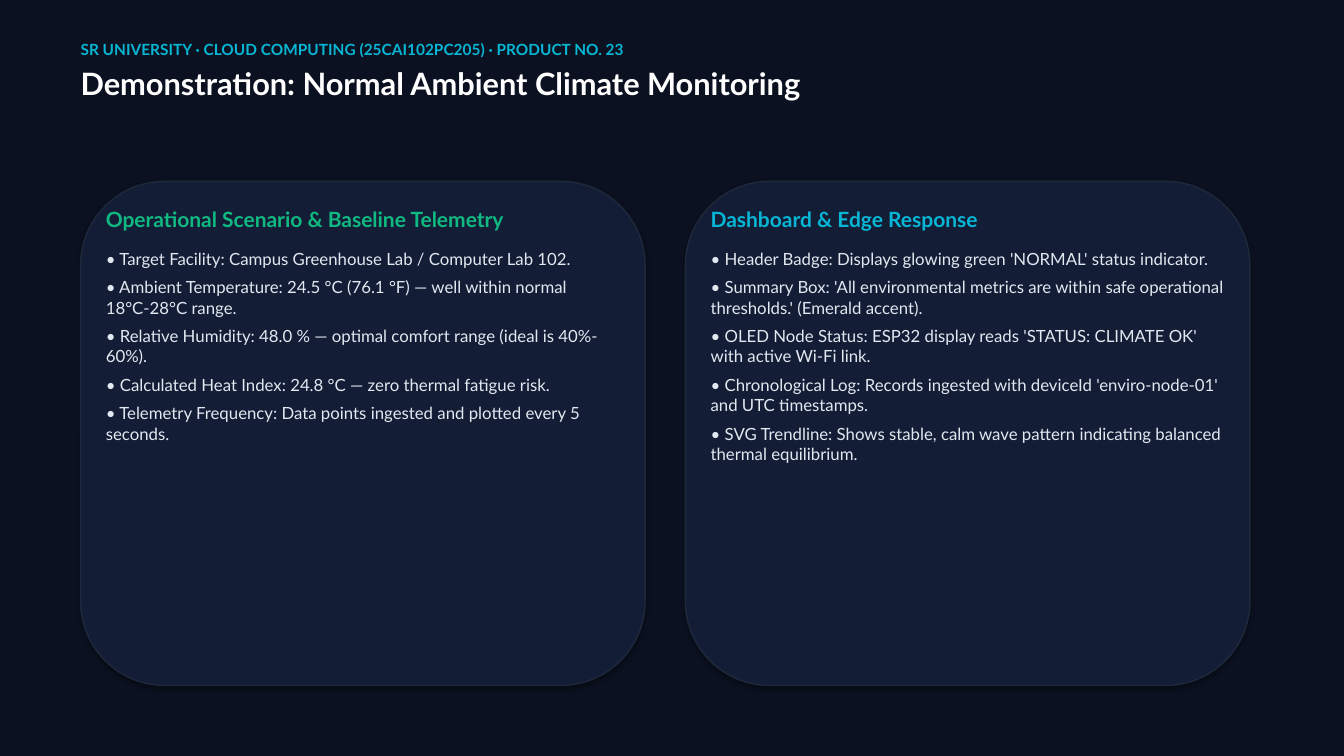
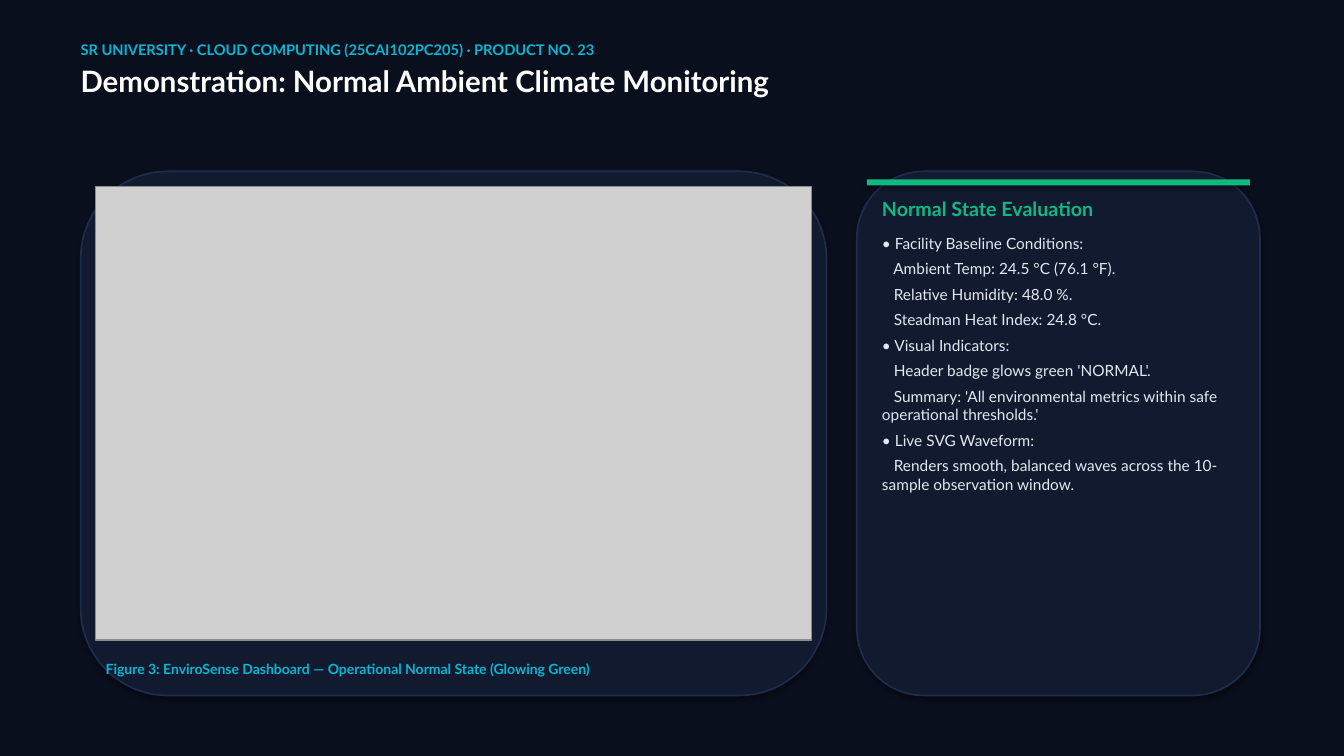
Before and after one commit to yeshwanthkushi25-glitch/envirosense-iot-dashboard, a slide deck: slide 8 of EnviroSense_Master_Presentation.pptx. Drawn at 1344x756 pixels with LibreOffice and Linux fonts; fonts in the diff are those of the drawing; grey boxes stand for pictures. Boxes give left, top, right and bottom in pixels: in the first picture for what was removed or moved away, otherwise in the second. Text is boxed around its words. In the diff, an @@ line names an element or a change of style, - is before the commit and + after.

Commit message:
style: overhaul visual design, circular gauges, embedded diagrams & presentation deck

```diff
--- a/EnviroSense_Master_Presentation.pptx
+++ b/EnviroSense_Master_Presentation.pptx
@@ rectangle at [0, 0, 1344, 756]: fill #0B1120 to #0A0F1D @@
@@ text "SR UNIVERSITY · CLOUD COMPUTING ..." at [81, 43, 768, 98]: size 11 to 10.5 pt in "SR UNIVERSITY · CLOUD COMPUTING (25CAI102PC205) · ..."; size 22 to 21 pt in "Demonstration: Normal Ambient Climate Monitoring" @@
@@ rounded rectangle: place and size @@
-rounded rectangle at [81, 181, 645, 686]
+rounded rectangle at [81, 171, 827, 696]
@@ rounded rectangle at [81, 171, 827, 696]: fill #131D36 to #121A2F; outline #1E293B 1 pt to #1E2D4D 1.2 pt @@
@@ rounded rectangle at [857, 171, 1260, 696]: fill #131D36 to #121A2F; outline #1E293B 1 pt to #1E2D4D 1.2 pt @@
@@ rounded rectangle: place and size @@
-rounded rectangle at [686, 181, 1250, 686]
+rounded rectangle at [857, 171, 1260, 696]
@@ rectangle added at [867, 179, 1250, 186], fill #10B981 @@
@@ picture added at [96, 187, 812, 640] @@
@@ text added at [882, 201, 1218, 493], 11 pt, text #E2E8F0 @@
+Normal State Evaluation
+• Facility Baseline Conditions:
+Ambient Temp: 24.5 °C (76.1 °F).
+Relative Humidity: 48.0 %.
+Steadman Heat Index: 24.8 °C.
+• Visual Indicators:
+Header badge glows green 'NORMAL'.
+Summary: 'All environmental metrics within safe operational thresholds.'
+• Live SVG Waveform:
+Renders smooth, balanced waves across the 10-sample observation window.
@@ text removed at [106, 211, 597, 440] @@
-Operational Scenario & Baseline Telemetry
-• Target Facility: Campus Greenhouse Lab / Computer Lab 102.
-• Ambient Temperature: 24.5 °C (76.1 °F) — well within normal 18°C-28°C range.
-• Relative Humidity: 48.0 % — optimal comfort range (ideal is 40%-60%).
-• Calculated Heat Index: 24.8 °C — zero thermal fatigue risk.
-• Telemetry Frequency: Data points ingested and plotted every 5 seconds.
@@ text removed at [711, 211, 1224, 463] @@
-Dashboard & Edge Response
-• Header Badge: Displays glowing green 'NORMAL' status indicator.
-• Summary Box: 'All environmental metrics are within safe operational thresholds.' (Emerald accent).
-• OLED Node Status: ESP32 display reads 'STATUS: CLIMATE OK' with active Wi-Fi link.
-• Chronological Log: Records ingested with deviceId 'enviro-node-01' and UTC timestamps.
-• SVG Trendline: Shows stable, calm wave pattern indicating balanced thermal equilibrium.
@@ text added at [106, 663, 589, 677], 10 pt, text #06B6D4, bold @@
+Figure 3: EnviroSense Dashboard — Operational Normal State (Glowing Green)
```
Also in this commit, not shown: 15 other slides changed, 15 other files.
